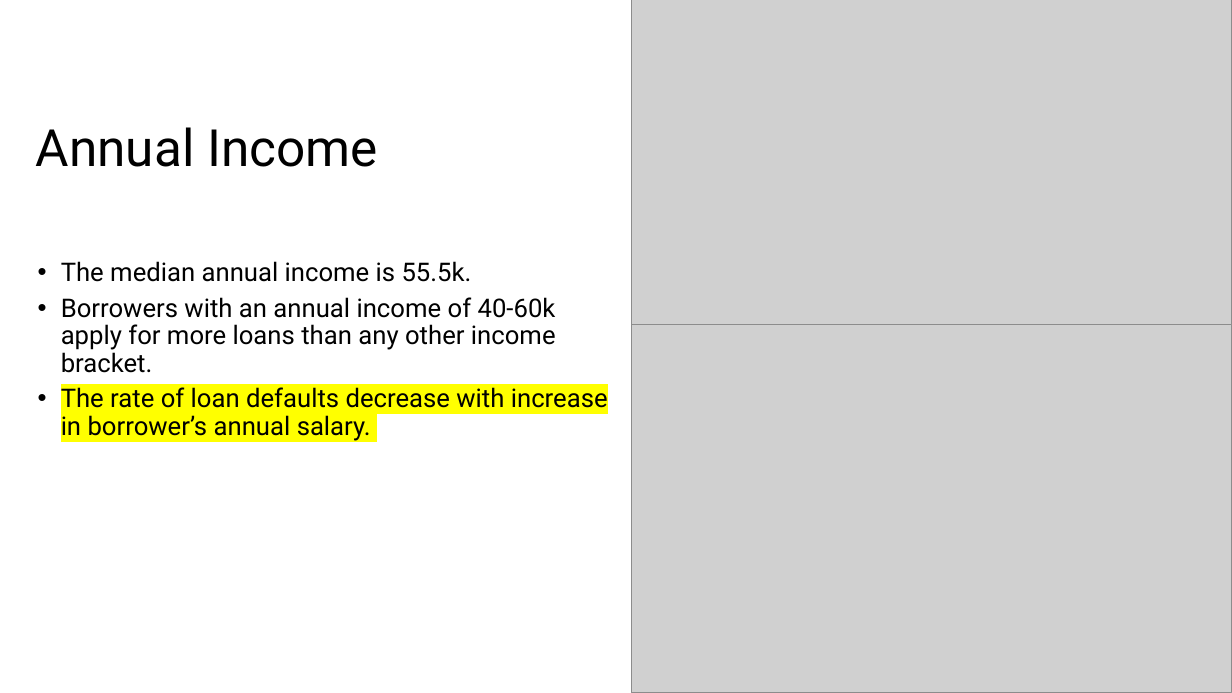
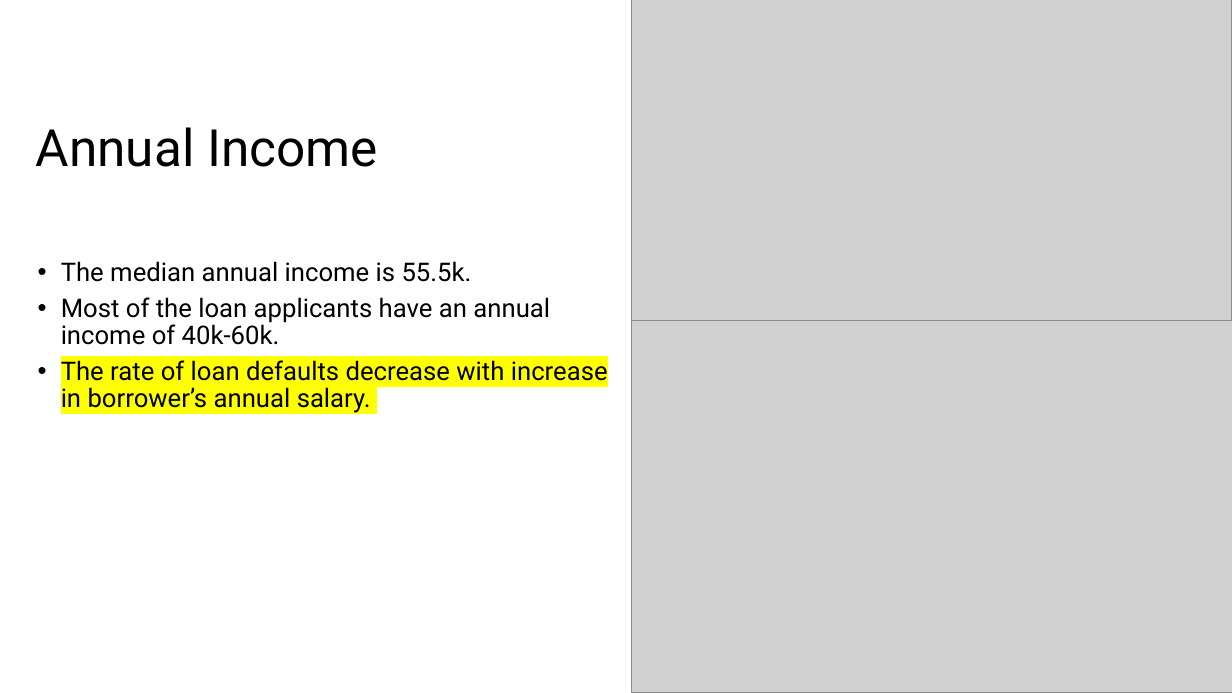
Before and after one commit to cyberpirate92/lending-club-case-study, a slide deck: slide 6 of Lending Club Case Study.pptx. Drawn at 1232x693 pixels with LibreOffice and Linux fonts; fonts in the diff are those of the drawing; grey boxes stand for pictures. Boxes give left, top, right and bottom in pixels: in the first picture for what was removed or moved away, otherwise in the second. Text is boxed around its words. In the diff, an @@ line names an element or a change of style, - is before the commit and + after.

```diff
--- a/Lending Club Case Study.pptx
+++ b/Lending Club Case Study.pptx
@@ text at (61,297,550,345): text changed @@
-• Borrowers with an annual income of 40-60k apply for more loans than any other income bracket.
+• Most of the loan applicants have an annual income of 40k-60k.
@@ picture: place and size @@
-picture at (631,324,1232,693)
+picture at (631,320,1232,693)
```
Also in this commit, not shown: 5 other slides changed, 4 slides added, 2 slides removed, 1 other file.
